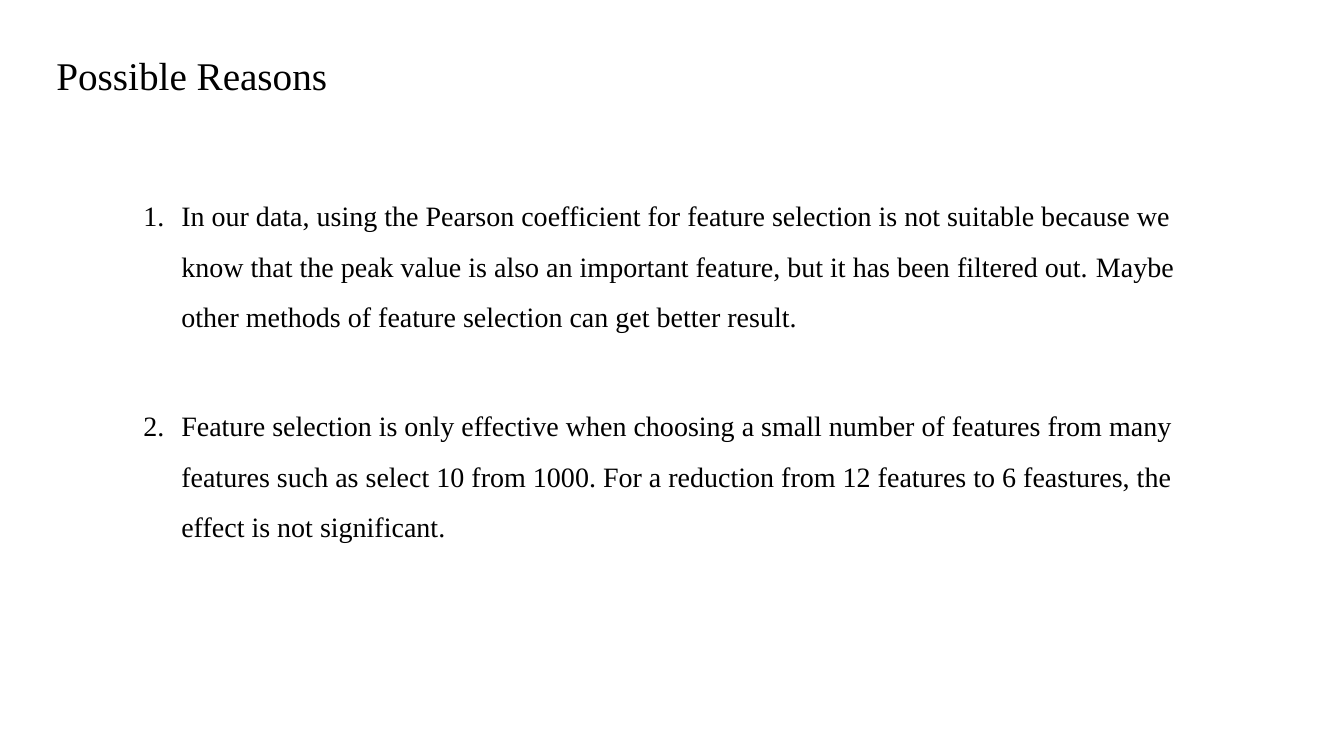
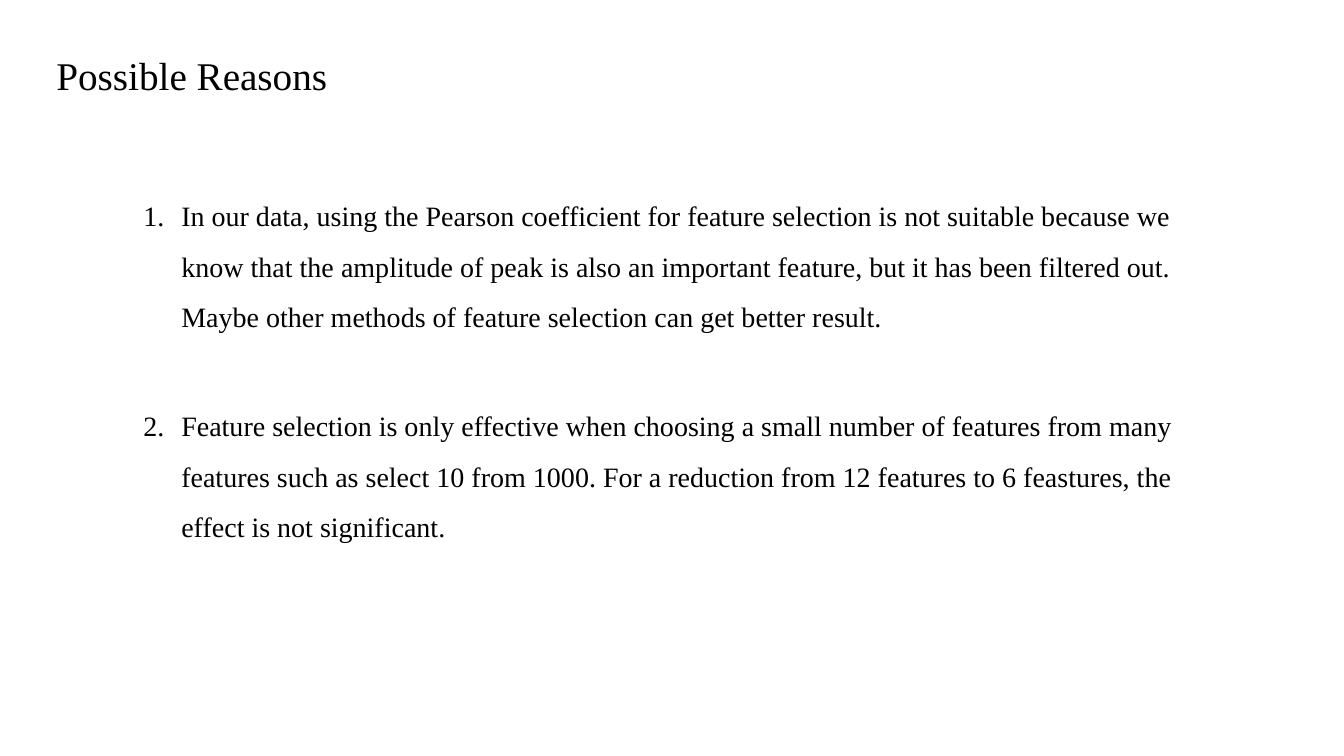
Before and after one commit to darcy1zhang/Presentation, a slide deck: slide 17 of 2023.8.7.pptx. Drawn at 1344x756 pixels with LibreOffice and Linux fonts; fonts in the diff are those of the drawing. Boxes give left, top, right and bottom in pixels: in the first picture for what was removed or moved away, otherwise in the second. Text is boxed around its words. In the diff, an @@ line names an element or a change of style, - is before the commit and + after.

Commit message:
2023.8..7

```diff
--- a/2023.8.7.pptx
+++ b/2023.8.7.pptx
@@ text at [181, 206, 1170, 333]: text changed @@
-1. In our data, using the Pearson coefficient for feature selection is not suitable because we know that the peak value is also an important feature, but it has been filtered out. Maybe other methods of feature selection can get better result.
+1. In our data, using the Pearson coefficient for feature selection is not suitable because we know that the amplitude of peak is also an important feature, but it has been filtered out. Maybe other methods of feature selection can get better result.
```
Also in this commit, not shown: 5 other slides changed, 1 slide removed.
